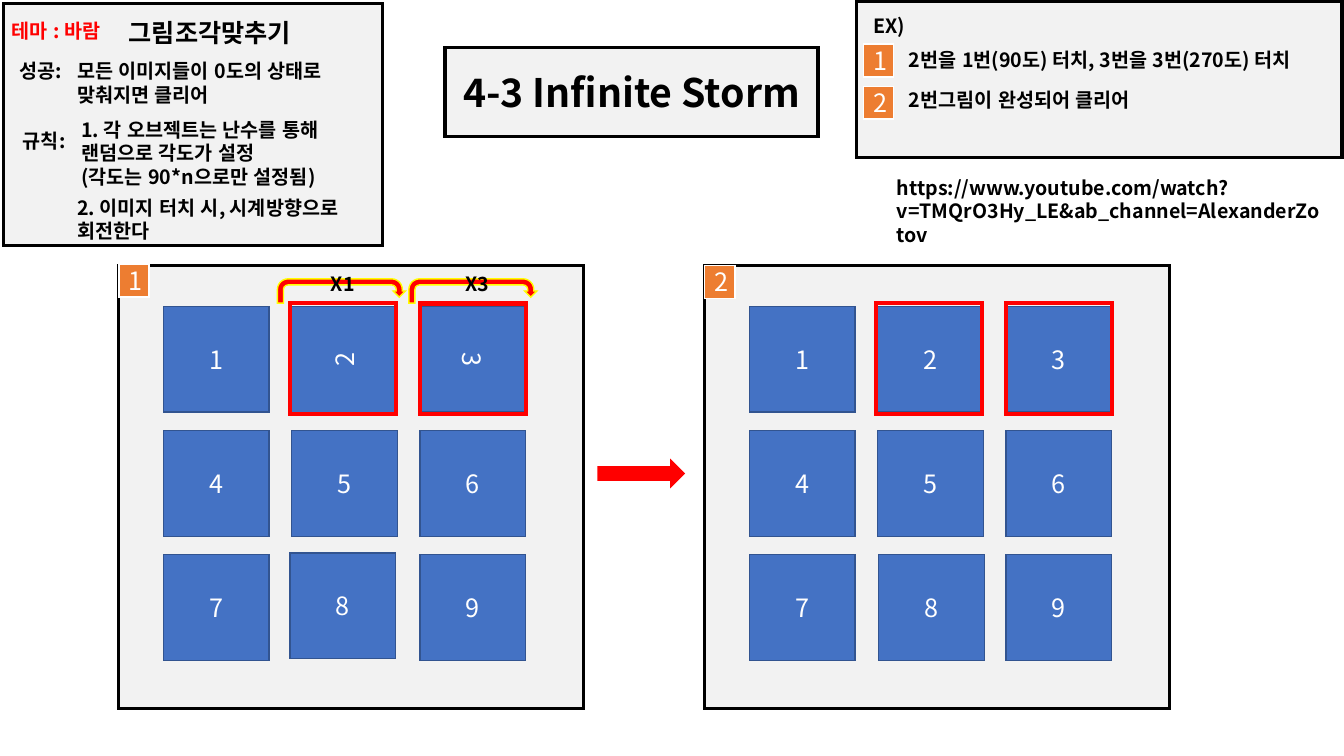
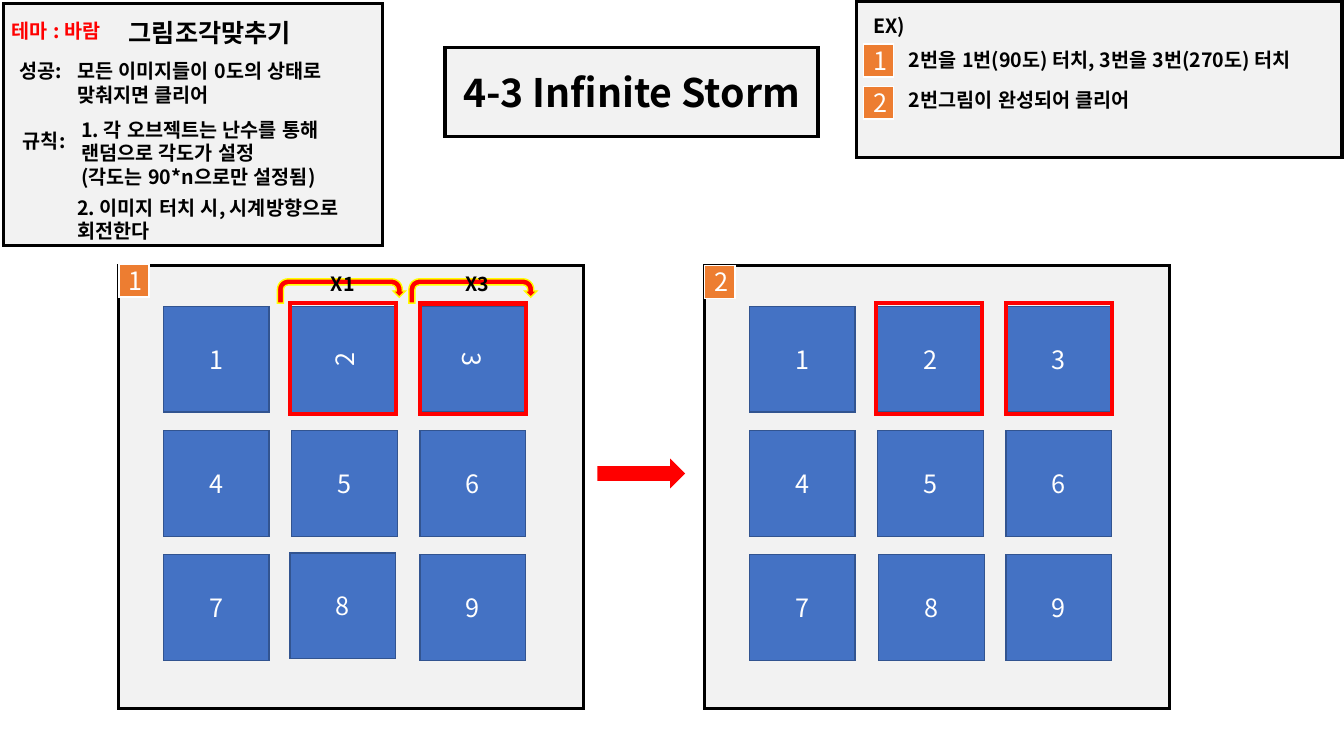
Before and after one commit to YDGYDGYDG/TeamHolyShit, a slide deck: slide 4 of 개인작업폴더/유건희/Infinite Strom.pptx. Drawn at 1344x756 pixels with LibreOffice and Linux fonts; fonts in the diff are those of the drawing. Boxes give left, top, right and bottom in pixels: in the first picture for what was removed or moved away, otherwise in the second. Text is boxed around its words. In the diff, an @@ line names an element or a change of style, - is before the commit and + after.

```diff
--- a/개인작업폴더/유건희/Infinite Strom.pptx
+++ b/개인작업폴더/유건희/Infinite Strom.pptx
@@ text removed at [897,179,1320,223] @@
-https://www.youtube.com/watch?v=TMQrO3Hy_LE&ab_channel=AlexanderZotov
```
Also in this commit, not shown: 1 slide added, 7 other files.
